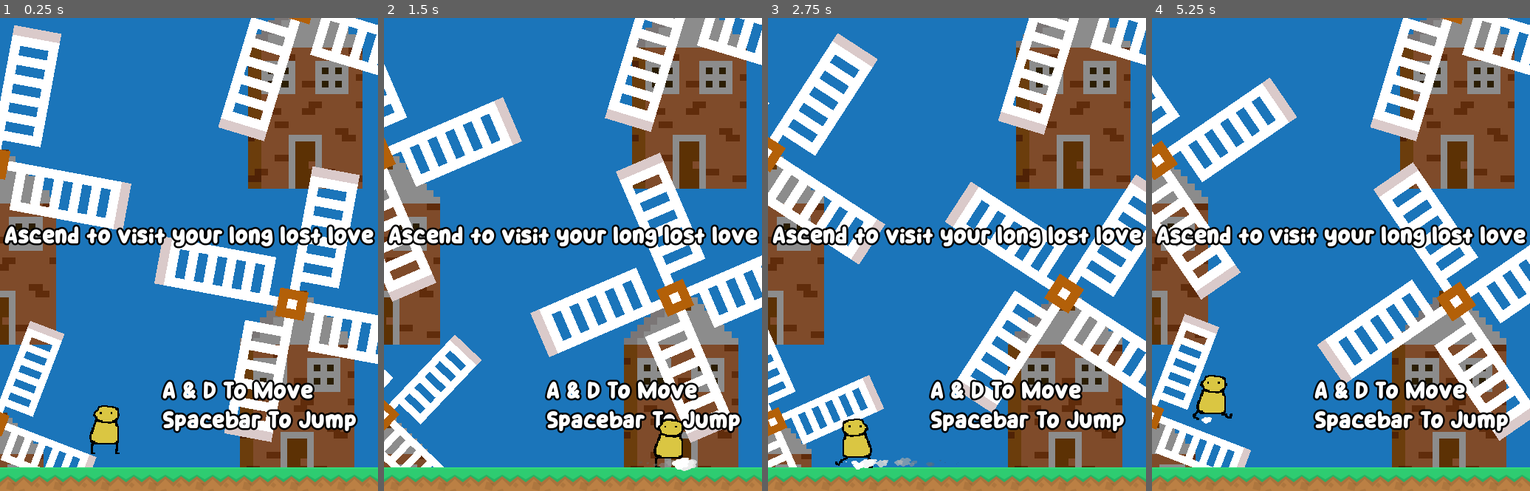
Above: before the commit, frames 1-4 (left to right).
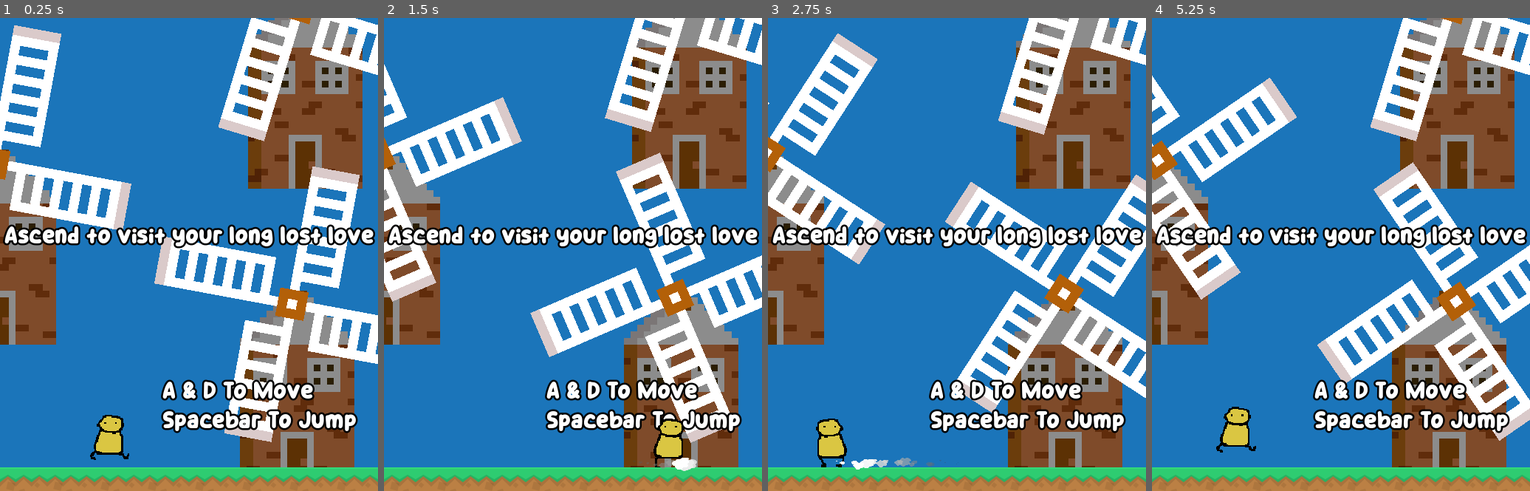
Above: after the commit, the same moments.

Repository: jerrutledge/Windmill-Eternal-Graveyard
Game: Godot game, scene res://Scenes/Levels/Space.tscn
Two runs of this game, one before a commit and one after it. Both use one fixed random seed, a clock stepped at 60 frames per second and the inputs below.
Inputs:
- Up to frame 1 (0.25 s): no input
- Up to frame 2 (1.5 s): hold D (Right) from 0.53 s (still down); tap Space (Jump) at 0.77 s
- Up to frame 3 (2.75 s): tap Space (Jump) at 1.52 s; release D (Right) at 2.03 s; hold A (Left) from 2.03 s (still down)
- Up to frame 4 (5.25 s): release A (Left) at 2.78 s; hold D (Right) 2.78-4.28 s; tap Space (Jump) at 3.02, 3.77, 4.52 s; hold A (Left) 4.28-5.03 s; hold D (Right) from 5.03 s (still down)

The runs differ from the first frame. In frame 1, 3.4% of the frame differs, in the area x 0-35%, y 64-95%; in frame 2, 2.5%; in frame 3, 3.8%; in frame 4, 4.3%, in the area x 0-28%, y 62-95%.

Commit message:
Remove glitchy windmill

Diff:
--- a/Scenes/Levels/Space.tscn
+++ b/Scenes/Levels/Space.tscn
@@ -66,8 +66,6 @@
 position = Vector2(-0.999969, -353)
 scale = Vector2(1.3, 1.3)
 speed = 0.5
-
-[node name="Windmill" parent="Windmills" instance=ExtResource("6_fi0cj")]
 
 [node name="Windmill4" parent="Windmills" instance=ExtResource("6_fi0cj")]
 position = Vector2(414, -564)
